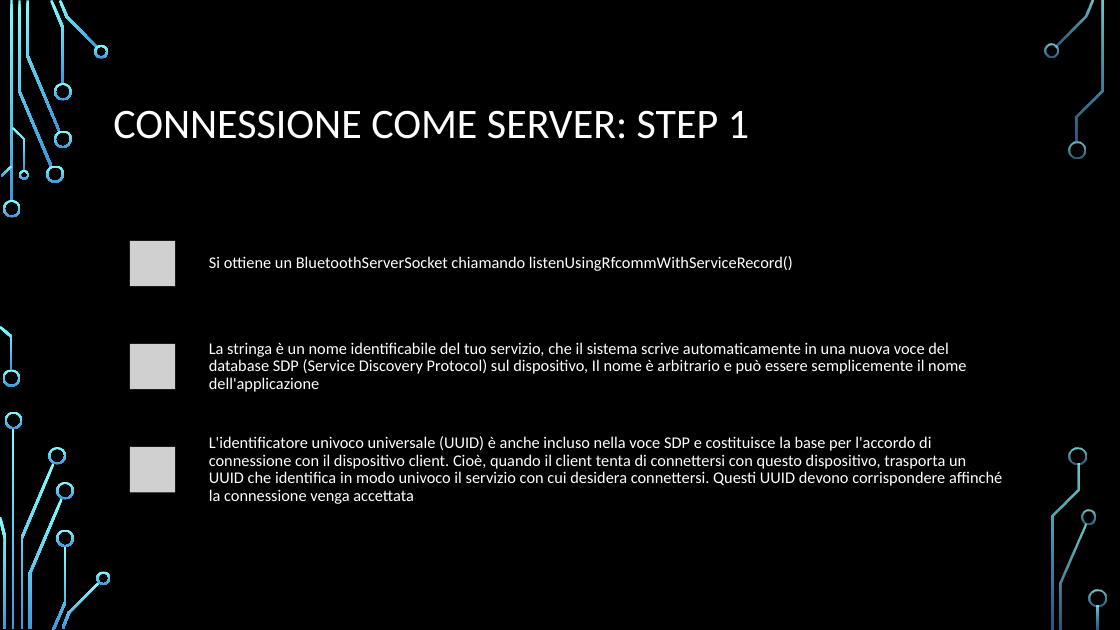
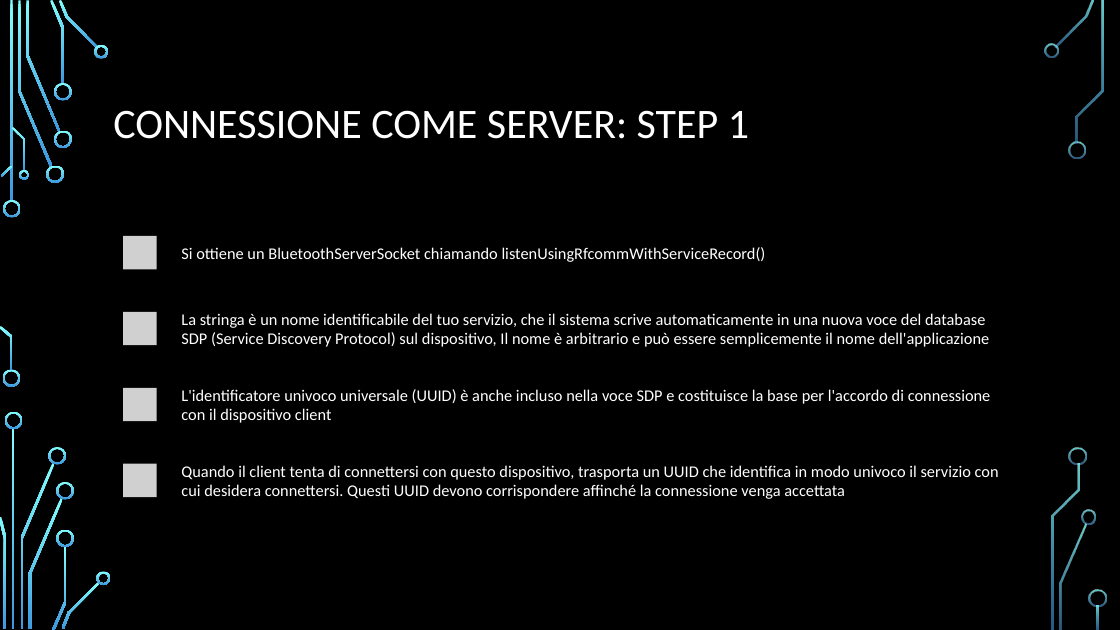
Before and after one commit to FNX-hub/ProgettoMP, a slide deck: slide 29 of Bluetooth.pptx (slide 15 before the commit). Drawn at 1120x630 pixels with LibreOffice and Linux fonts; fonts in the diff are those of the drawing; grey boxes stand for pictures; background and template pictures are left out. Boxes give left, top, right and bottom in pixels: in the first picture for what was removed or moved away, otherwise in the second. Text is boxed around its words. In the diff, an @@ line names an element or a change of style, - is before the commit and + after.

```diff
--- a/Bluetooth.pptx
+++ b/Bluetooth.pptx
@@ rounded rectangle: place and size @@
-rounded rectangle at <box>105,223,1015,305</box>
+rounded rectangle at <box>105,223,1015,283</box>
@@ picture: place and size @@
-picture at <box>130,241,176,287</box>
+picture at <box>124,236,157,270</box>
@@ text "Si ottiene un BluetoothServerSocket chiamando ...": place and size @@
-text "Si ottiene un BluetoothServerSocket chiamando ..." at <box>209,256,793,271</box>
+text "Si ottiene un BluetoothServerSocket chiamando ..." at <box>181,247,766,262</box>
@@ text "Si ottiene un BluetoothServerSocket chiamando ..." at <box>181,247,766,262</box>: line spacing 0.9 to 1 @@
@@ rounded rectangle: place and size @@
-rounded rectangle at <box>105,325,1015,408</box>
+rounded rectangle at <box>105,298,1015,359</box>
@@ text "La stringa è un nome ..." at <box>181,313,989,347</box>: line spacing 0.9 to 1 @@
@@ text "La stringa è un nome ...": place and size @@
-text "La stringa è un nome ..." at <box>209,342,966,392</box>
+text "La stringa è un nome ..." at <box>181,313,989,347</box>
@@ picture: place and size @@
-picture at <box>130,344,176,389</box>
+picture at <box>124,312,157,345</box>
@@ rounded rectangle added at <box>105,374,1015,434</box>, fill #000000 @@
@@ picture: place and size @@
-picture at <box>130,447,176,492</box>
+picture at <box>124,388,157,422</box>
@@ text added at <box>181,389,991,423</box>, 14 pt, text #FFFFFF @@
+L'identificatore univoco universale (UUID) è anche incluso nella voce SDP e costituisce la base per l'accordo di connessione con il dispositivo client
@@ rounded rectangle: place and size @@
-rounded rectangle at <box>105,429,1015,511</box>
+rounded rectangle at <box>105,450,1015,511</box>
@@ picture added at <box>124,464,157,497</box> @@
@@ text at <box>181,465,999,499</box>: text changed @@
-L'identificatore univoco universale (UUID) è anche incluso nella voce SDP e costituisce la base per l'accordo di connessione con il dispositivo client. Cioè, quando il client tenta di connettersi con questo dispositivo, trasporta un UUID che identifica in modo univoco il servizio con cui desidera connettersi. Questi UUID devono corrispondere affinché la connessione venga accettata
+Quando il client tenta di connettersi con questo dispositivo, trasporta un UUID che identifica in modo univoco il servizio con cui desidera connettersi. Questi UUID devono corrispondere affinché la connessione venga accettata
```
Also in this commit, not shown: 6 other slides changed, 14 slides added, 1 slide removed.
